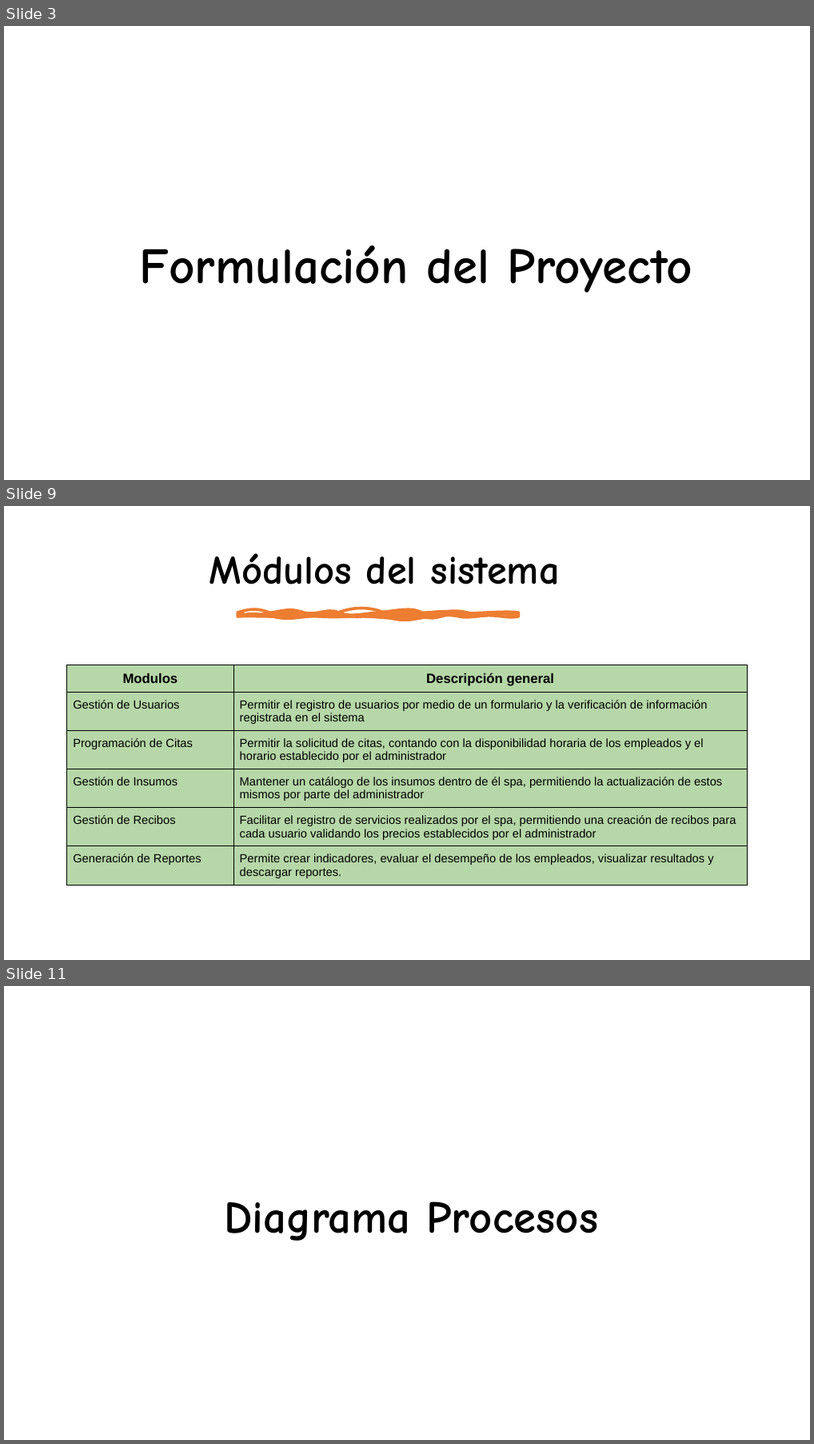
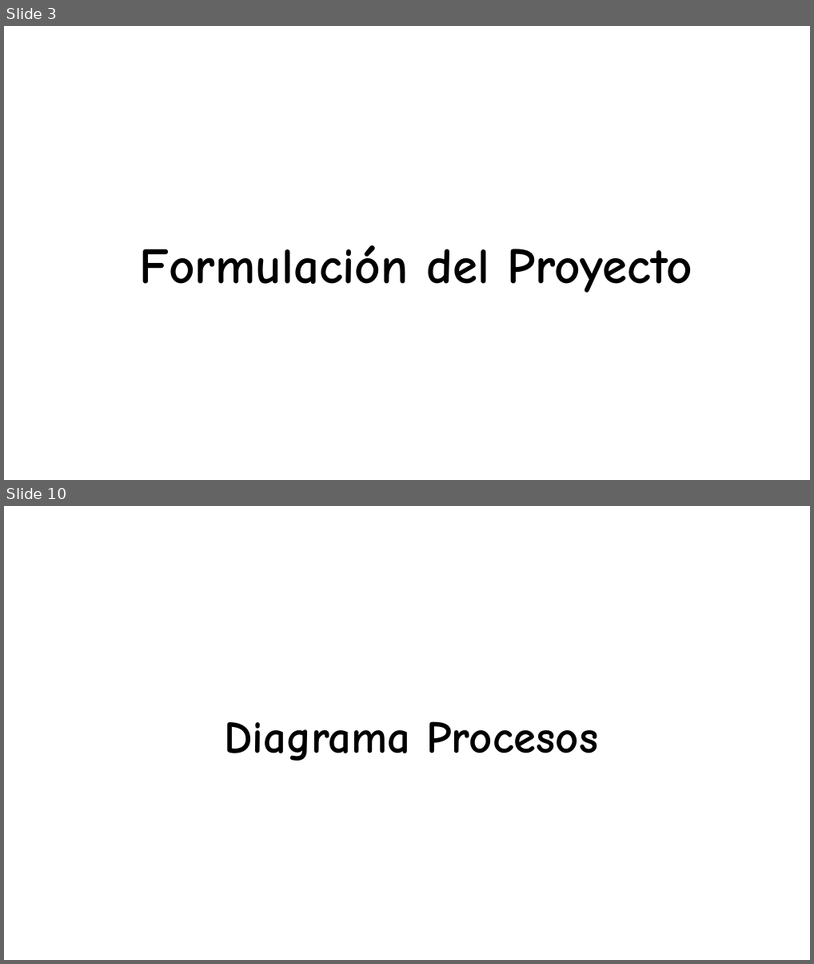
Before and after one commit to mari101-101/Sistema-spa, a slide deck: Documentos/Proyecto V1.1.pptx. Shown one above the other, each under a label of ours: slides 3, 9 and 11 before the commit, slides 3 and 10 after it; the slides between them are not shown. The pictures are 814x1444 and 814x964 pixels, drawn with LibreOffice and Linux fonts; fonts in the diff are those of the drawing; background and template pictures are left out. Boxes give left, top, right and bottom in pixels: in the first picture for what was removed or moved away, otherwise in the second. Text is boxed around its words. In the diff, an @@ line names an element or a change of style, - is before the commit and + after.

```diff
--- a/Documentos/Proyecto V1.1.pptx
+++ b/Documentos/Proyecto V1.1.pptx
@@ slide 9 removed at (x1=4, y1=506, x2=810, y2=960), background #FFFFFF @@
@@ text removed at (x1=210, y1=553, x2=560, y2=584) @@
-Módulos del sistema
@@ freeform shape removed at (x1=238, y1=612, x2=519, y2=616) @@
@@ table removed at (x1=67, y1=665, x2=747, y2=881), 6 rows, 2 columns @@
-Modulos | Descripción general
-Gestión de Usuarios | Permitir el registro de usuarios por medio de un formulario y la verificación de información registrada en el sistema
-Programación de Citas | Permitir la solicitud de citas, contando con la disponibilidad horaria de los empleados y el horario establecido por el administrador
-Gestión de Insumos | Mantener un catálogo de los insumos dentro de él spa, permitiendo la actualización de estos mismos por parte del administrador
-Gestión de Recibos | Facilitar el registro de servicios realizados por el spa, permitiendo una creación de recibos para cada usuario validando los precios establecidos por el administrador
-Generación de Reportes | Permite crear indicadores, evaluar el desempeño de los empleados, visualizar resultados y descargar reportes.
@@ what was slide 11 is now slide 10 @@
```
Also in this commit, not shown: 6 slides changed, 1 slide added, 1 other slide removed.
